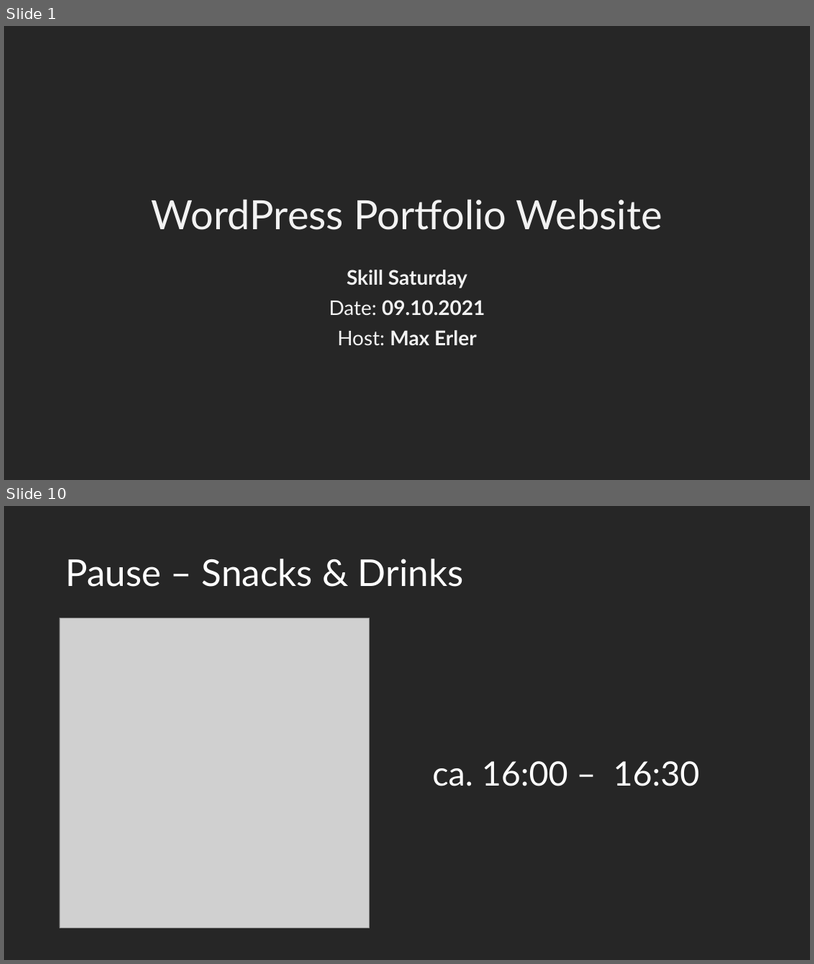
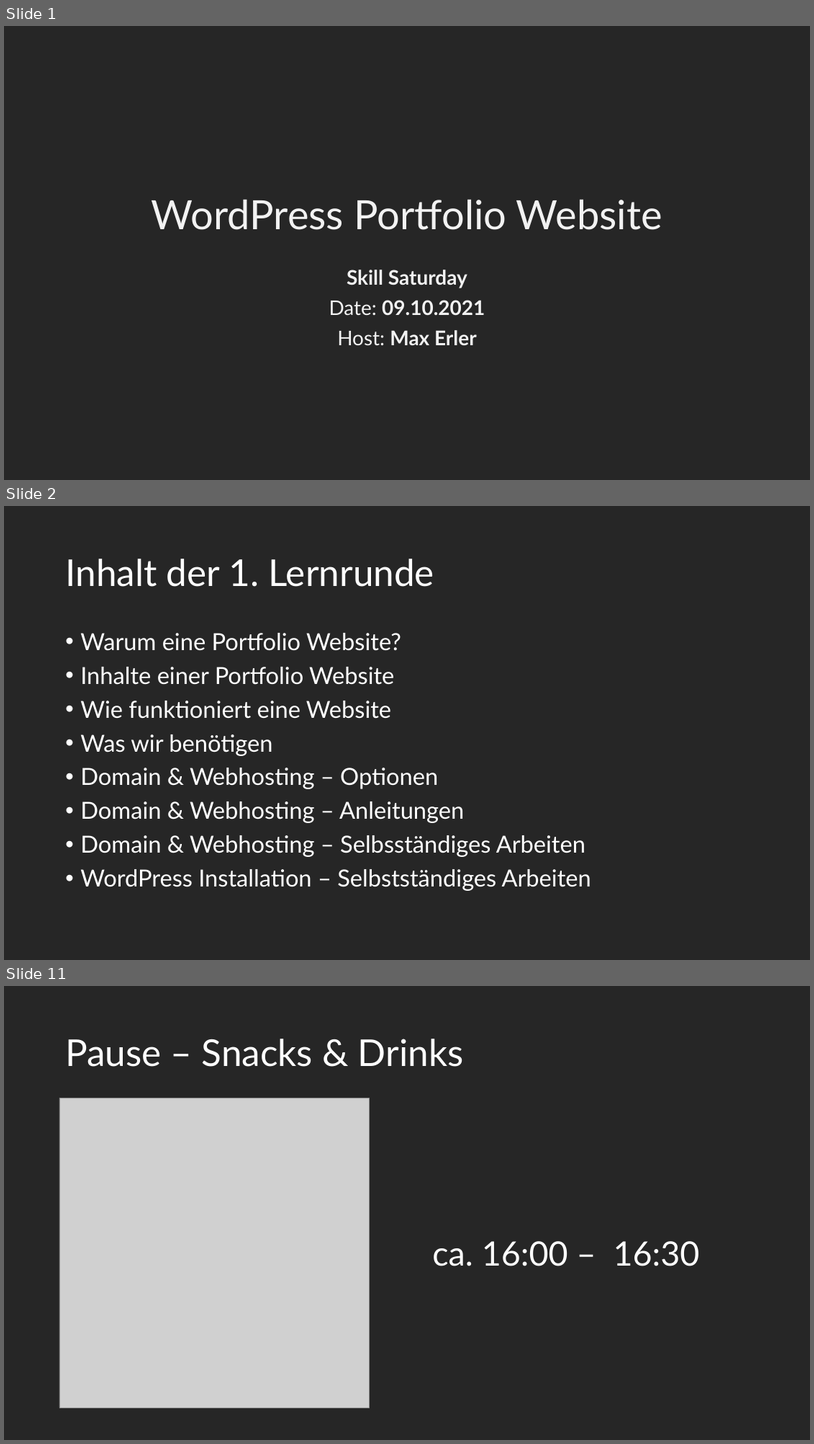
Before and after one commit to maximotus/skill-saturday-wordpress-portfolio-website, a slide deck: wordpress-portfolio-website-presentation.pptx. Shown one above the other, each under a label of ours: slides 1 and 10 before the commit, slides 1, 2 and 11 after it; the slides between them are not shown. The pictures are 814x964 and 814x1444 pixels, drawn with LibreOffice and Linux fonts; fonts in the diff are those of the drawing; grey boxes stand for pictures. Boxes give left, top, right and bottom in pixels: in the first picture for what was removed or moved away, otherwise in the second. Text is boxed around its words. In the diff, an @@ line names an element or a change of style, - is before the commit and + after.

Commit message:
Bitnami Bilder für die Anleitung hinzugefügt und Präsentation upgedated

```diff
--- a/wordpress-portfolio-website-presentation.pptx
+++ b/wordpress-portfolio-website-presentation.pptx
@@ slide 2 added at (4,506,810,960), background #262626 @@
@@ title added at (65,559,435,587), 44 pt, text #FFFFFF @@
+Inhalt der 1. Lernrunde
@@ text added at (80,633,592,890), 28 pt, text #FFFFFF @@
+• Warum eine Portfolio Website?
+• Inhalte einer Portfolio Website
+• Wie funktioniert eine Website
+• Was wir benötigen
+• Domain & Webhosting – Optionen
+• Domain & Webhosting – Anleitungen
+• Domain & Webhosting – Selbsständiges Arbeiten
+• WordPress Installation – Selbstständiges Arbeiten
@@ what was slide 10 is now slide 11 @@
```
Also in this commit, not shown: 11 slides changed, 4 other slides added, 16 other files.
